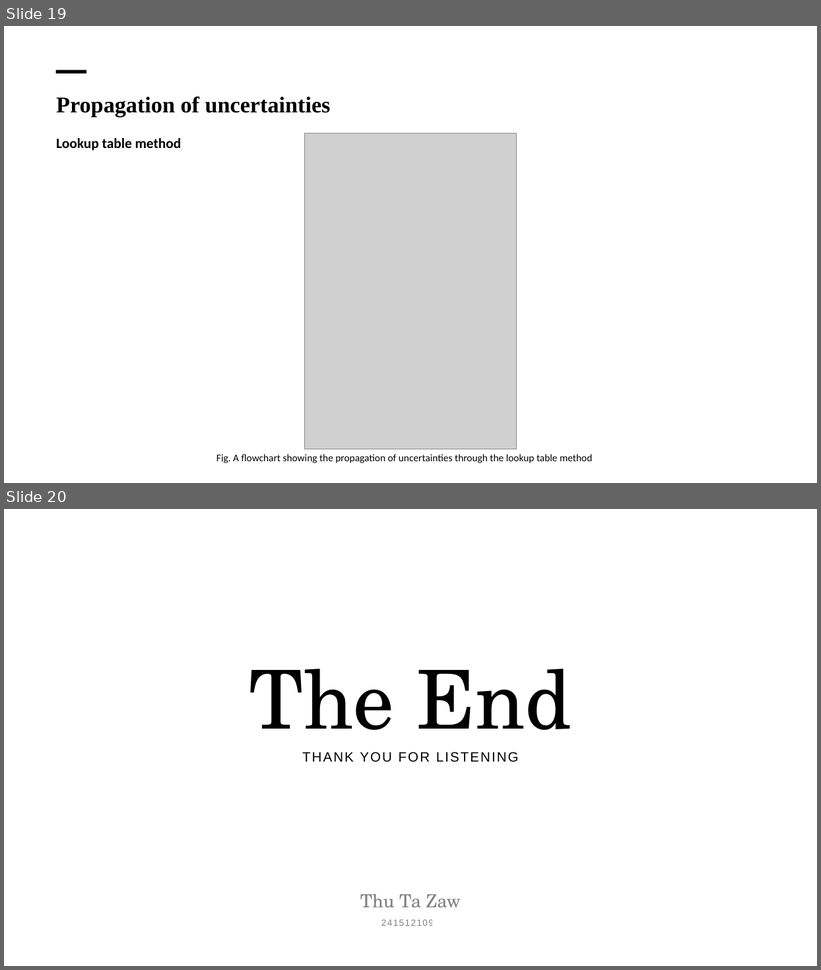
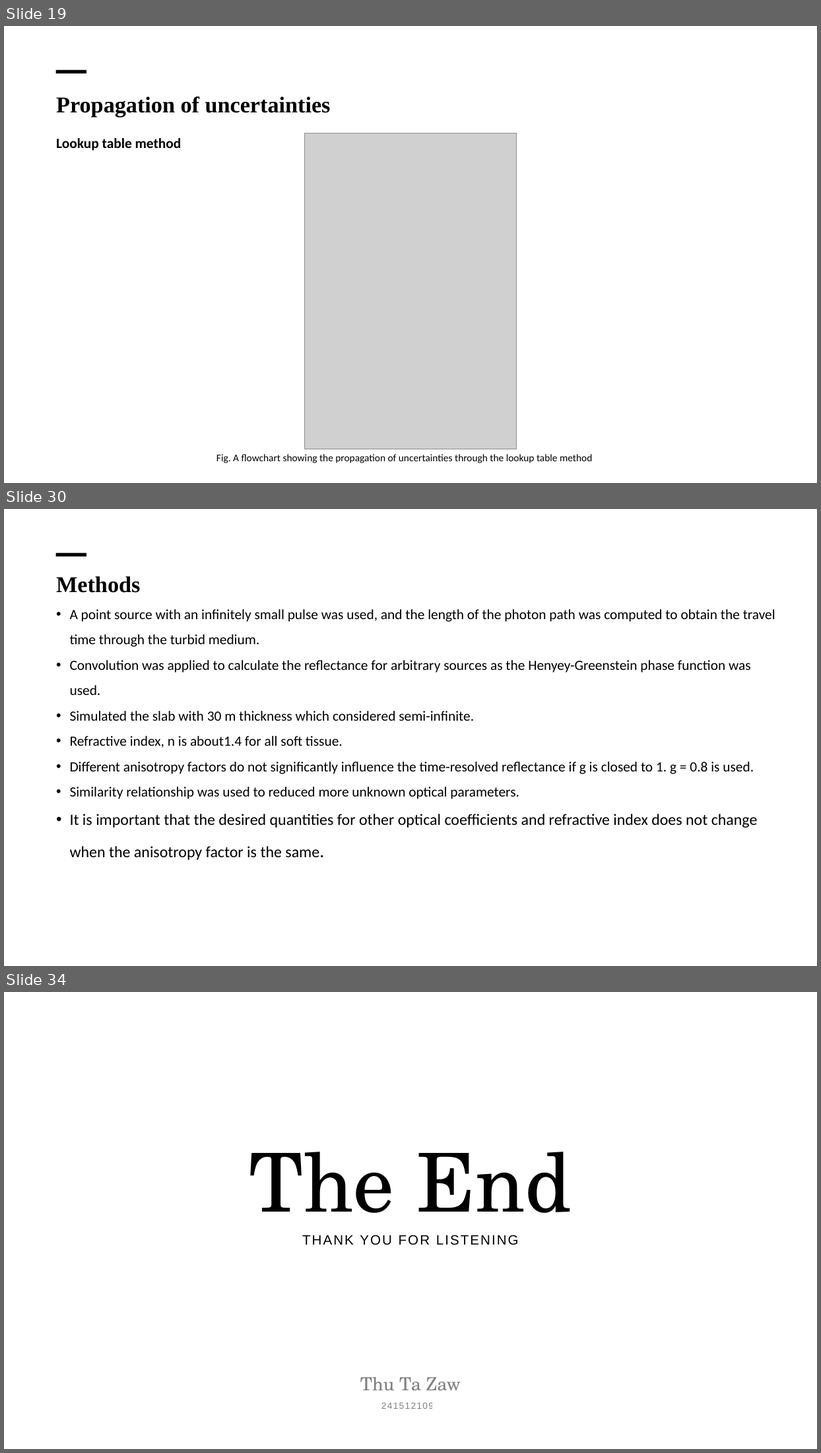
Before and after one commit to Thutazaw09/japan-data, a slide deck: Japan/Progress Presentation/Presentation 11.2 (Monte carlo L Review).pptx. Shown one above the other, each under a label of ours: slides 19 and 20 before the commit, slides 19, 30 and 34 after it; the slides between them are not shown. The pictures are 821x970 and 821x1453 pixels, drawn with LibreOffice and Linux fonts; fonts in the diff are those of the drawing; grey boxes stand for pictures; background and template pictures are left out. Boxes give left, top, right and bottom in pixels: in the first picture for what was removed or moved away, otherwise in the second. Text is boxed around its words. In the diff, an @@ line names an element or a change of style, - is before the commit and + after.

```diff
--- a/Japan/Progress Presentation/Presentation 11.2 (Monte carlo L Review).pptx
+++ b/Japan/Progress Presentation/Presentation 11.2 (Monte carlo L Review).pptx
@@ slide 30 added at (x1=4, y1=509, x2=817, y2=966), background picture (left out) @@
@@ line added from (56, 555) to (86, 555), #000000 6 pt @@
@@ text added at (x1=56, y1=576, x2=776, y2=860), 25 pt, text #000000 @@
+  Methods
+  • A point source with an infinitely small pulse was used, and the length of the photon path was computed to obtain the travel time through the turbid medium.
+  • Convolution was applied to calculate the reflectance for arbitrary sources as the Henyey-Greenstein phase function was used.
+  • Simulated the slab with 30 m thickness which considered semi-infinite.
+  • Refractive index, n is about1.4 for all soft tissue.
+  • Different anisotropy factors do not significantly influence the time-resolved reflectance if g is closed to 1. g = 0.8 is used.
+  • Similarity relationship was used to reduced more unknown optical parameters.
+  • It is important that the desired quantities for other optical coefficients and refractive index does not change when the anisotropy factor is the same.
@@ what was slide 20 is now slide 34 @@
```
Also in this commit, not shown: 13 other slides added, 44 other files.
